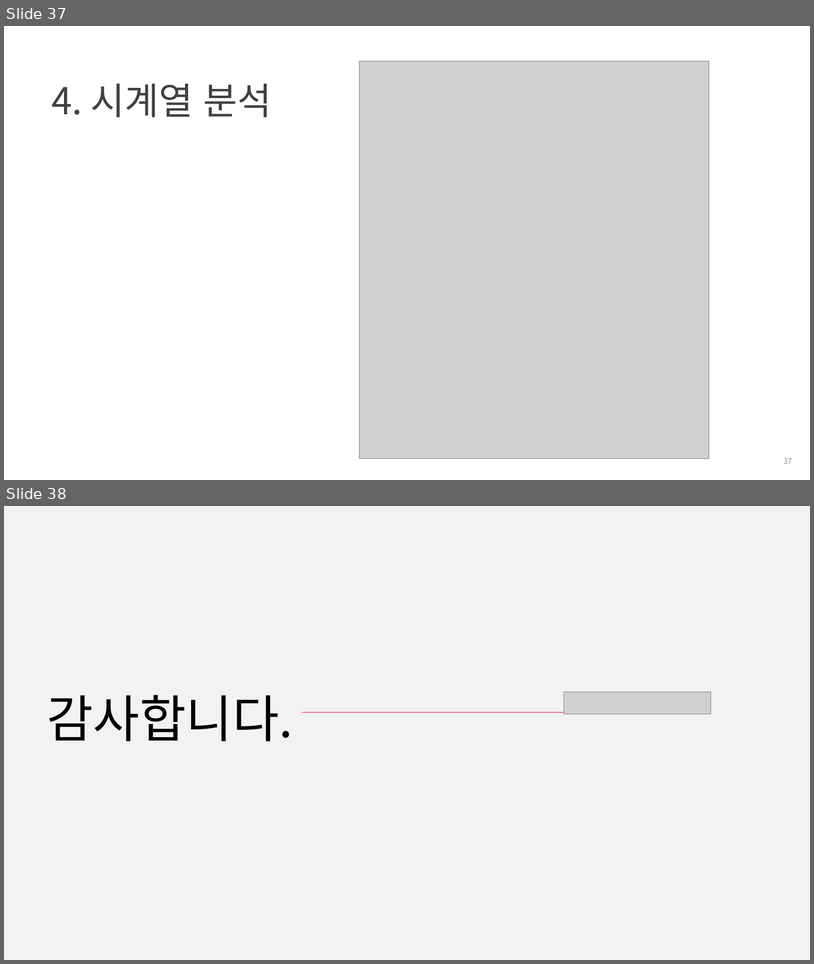
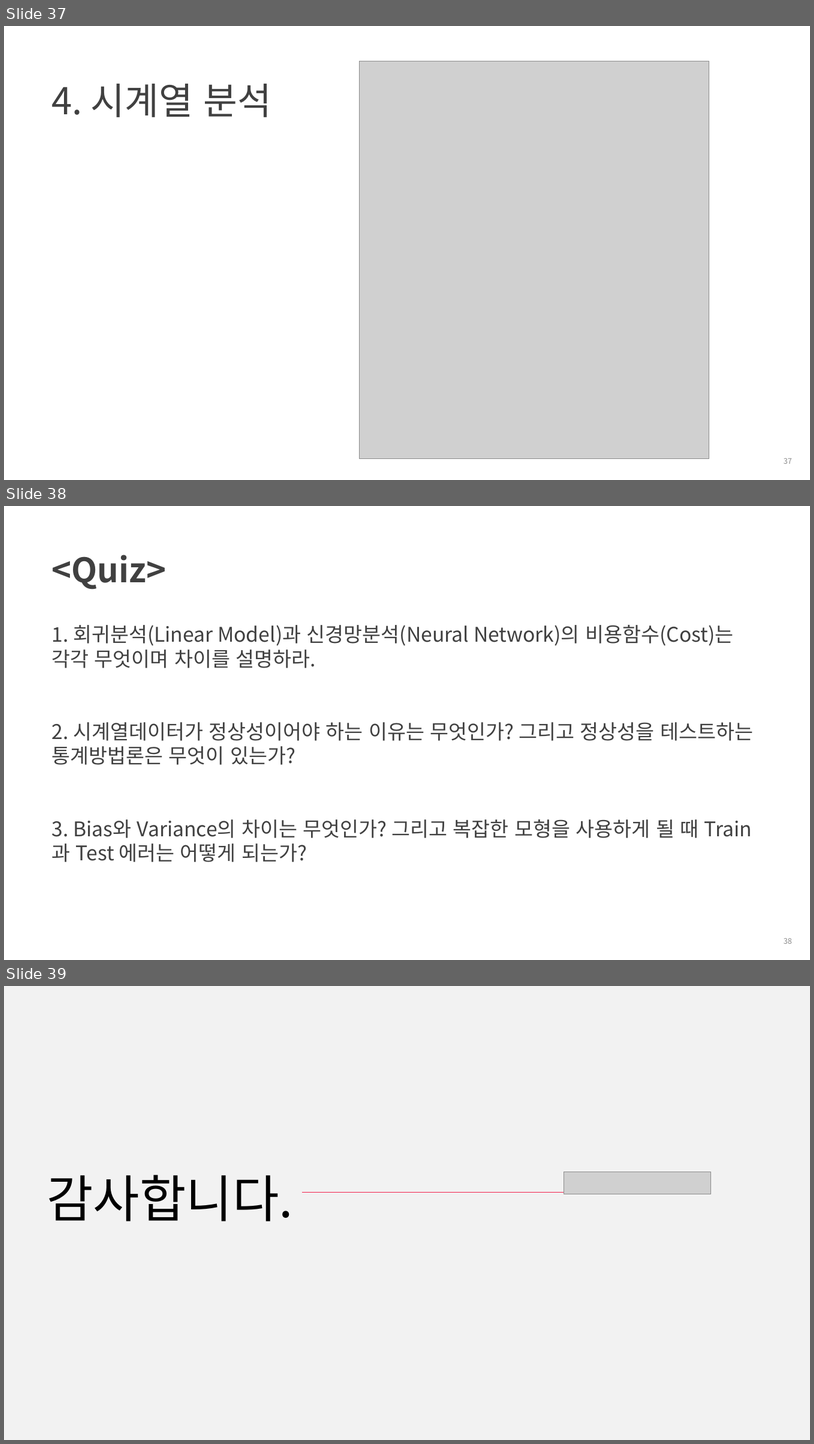
Before and after one commit to heycwkim/TimeSeriesAnalysis, a slide deck: Shared/[FastCampus] 4주차_강의자료_김경원박사.pptx. Shown one above the other, each under a label of ours: slides 37 and 38 before the commit, slides 37, 38 and 39 after it. The pictures are 814x964 and 814x1444 pixels, drawn with LibreOffice and Linux fonts; fonts in the diff are those of the drawing; grey boxes stand for pictures; background and template pictures are left out. Boxes give left, top, right and bottom in pixels: in the first picture for what was removed or moved away, otherwise in the second. Text is boxed around its words. In the diff, an @@ line names an element or a change of style, - is before the commit and + after.

```diff
--- a/Shared/[FastCampus] 4주차_강의자료_김경원박사.pptx
+++ b/Shared/[FastCampus] 4주차_강의자료_김경원박사.pptx
@@ slide 38 added at (x1=4, y1=506, x2=810, y2=960), background #FFFFFF @@
@@ title added at (x1=51, y1=625, x2=753, y2=862), 24 pt, text #404040 @@
+<Quiz>
+1. 회귀분석(Linear Model)과 신경망분석(Neural Network)의 비용함수(Cost)는 각각 무엇이며 차이를 설명하라.
+2. 시계열데이터가 정상성이어야 하는 이유는 무엇인가? 그리고 정상성을 테스트하는 통계방법론은 무엇이 있는가?
+3. Bias와 Variance의 차이는 무엇인가? 그리고 복잡한 모형을 사용하게 될 때 Train과 Test 에러는 어떻게 되는가?
@@ page number added at (x1=784, y1=937, x2=792, y2=943), 9 pt, text #8C8C8C @@
+38
@@ what was slide 38 is now slide 39 @@
```
Also in this commit, not shown: 9 other files.
